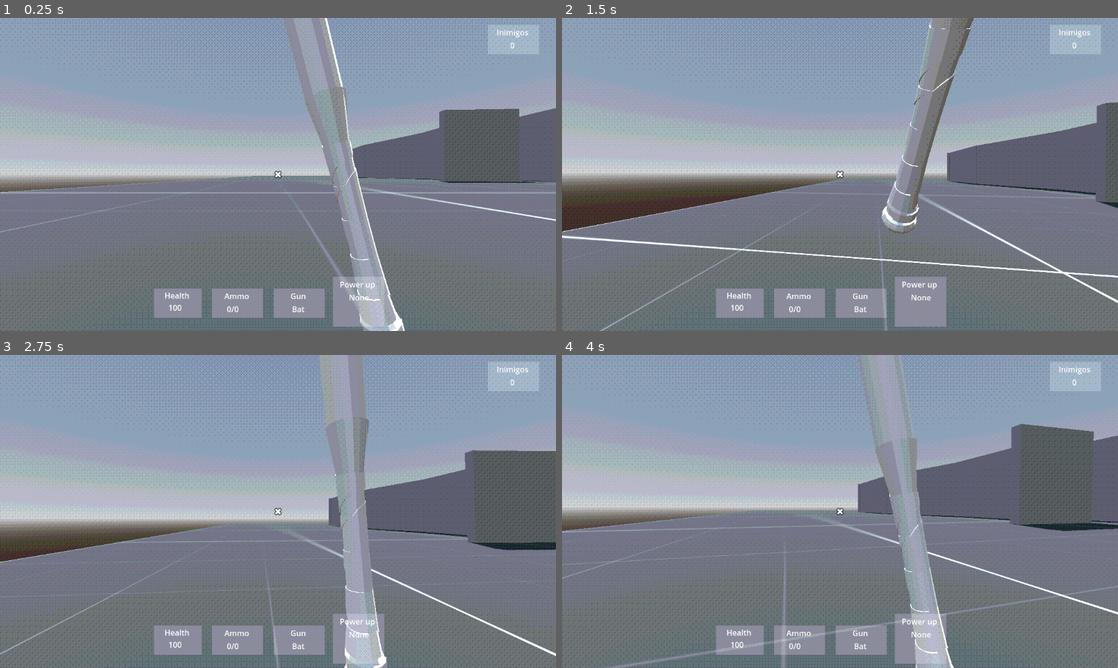
Above: before the commit, frames 1-4 (two rows, left to right).
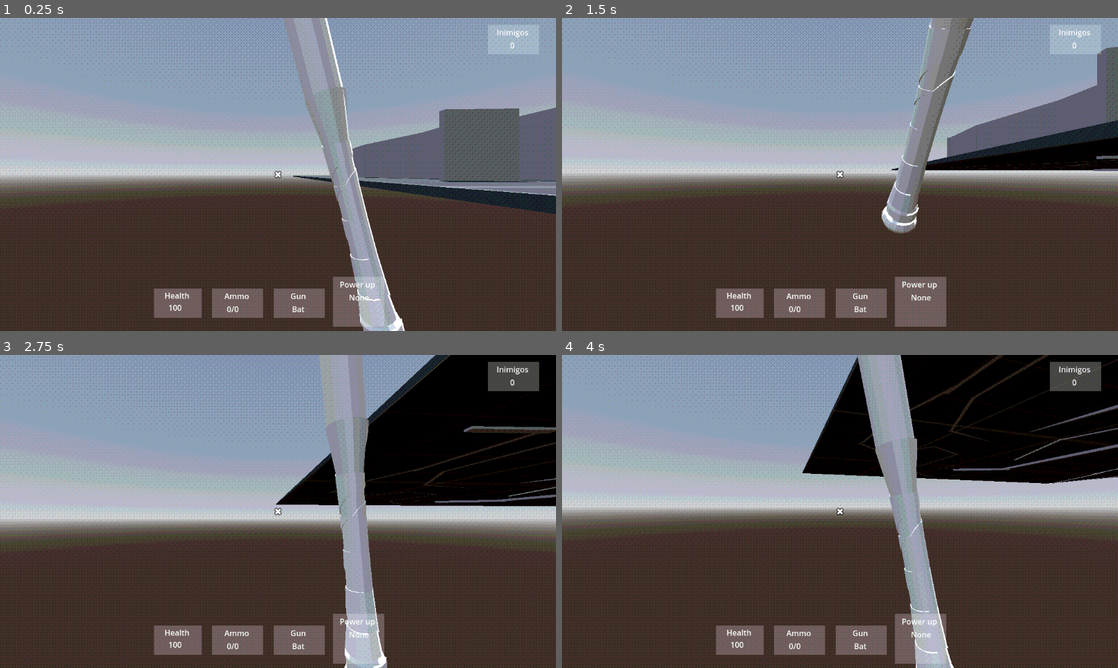
Above: after the commit, the same moments.

Repository: felipepreuss/mnemonic.dream
Game: Godot game, scene res://Scenes/level-4.tscn
Same seed, same stepped clock (60 frames per second), same inputs: the game is played once before the commit and once after it. This scene is started directly instead of the project's main scene. Sound files missing from this copy of the repository are replaced by a short silence.
Inputs (mouse positions are in pixels of both pictures, inside the frame that each line leads up to):
- Up to frame 1 (0.25 s): no input
- Up to frame 2 (1.5 s): move the mouse to (867, 174) at 0.52 s; press the mouse at (867, 174) at 0.53 s; hold W (Forward) from 0.53 s (still down); tap Space (Jump) at 0.77 s; move the mouse to (812, 174) at 1.27 s; release the mouse at (812, 174) at 1.28 s; tap Q (Q) at 1.35 s
- Up to frame 3 (2.75 s): keep holding W (Forward); tap Space (Jump) at 1.52 s; move the mouse to (289, 505) at 2.02 s; tap 0 at 2.1 s
- Up to frame 4 (4 s): keep holding W (Forward); move the mouse to (834, 517) at 2.77 s; click (834, 517) at 2.85 s; tap Space (Jump) at 3.02, 3.77 s; move the mouse to (878, 514) at 3.52 s; tap Q (Q) at 3.6 s

The runs differ from the first frame. In frame 1, 44% of the frame differs, in the area x 0-100%, y 28-100%; in frame 2, 50%; in frame 3, 58%; in frame 4, 67%, in the area x 0-100%, y 0-100%.

Commit message:
Expand level 4 floor and add new CSGBox3D obstacles
Increased the size and repositioned the Floor node in level-4.tscn. Added multiple new CSGBox3D nodes to enhance the level's structure and complexity.

Diff:
--- a/Scenes/level-4.tscn
+++ b/Scenes/level-4.tscn
@@ -41,8 +41,8 @@
 use_collision = true
 
 [node name="Floor" type="CSGBox3D" parent="SubViewportContainer/SubViewport/CSGCombiner3D"]
-transform = Transform3D(1, 0, 0, 0, 1, 0, 0, 0, 1, 11.0067, 0, -68.2011)
-size = Vector3(161.043, 1, 163.598)
+transform = Transform3D(1, 0, 0, 0, 1, 0, 0, 0, 1, 115.941, 0, -18.5699)
+size = Vector3(302.153, 1, 360.052)
 material = SubResource("StandardMaterial3D_lo2vs")
 
 [node name="CSGBox3D" type="CSGBox3D" parent="SubViewportContainer/SubViewport/CSGCombiner3D"]
@@ -81,10 +81,86 @@
 transform = Transform3D(-0.0524929, 0, -0.998621, 0, 1, 0, 0.998621, 0, -0.0524929, 21.6811, 6.14327, -33.8526)
 size = Vector3(1.17529, 14.0597, 45.0149)
 
+[node name="CSGBox3D38" type="CSGBox3D" parent="SubViewportContainer/SubViewport/CSGCombiner3D"]
+transform = Transform3D(-0.0524929, 0, -0.998621, 0, 1, 0, 0.998621, 0, -0.0524929, 55.8798, 6.14327, -16.232)
+size = Vector3(1.17529, 14.0597, 59.6676)
+
 [node name="CSGBox3D15" type="CSGBox3D" parent="SubViewportContainer/SubViewport/CSGCombiner3D"]
 transform = Transform3D(-0.0524929, 0, -0.998621, 0, 1, 0, 0.998621, 0, -0.0524929, -5.09632, 6.14327, -16.8987)
 size = Vector3(1.17529, 14.0597, 29.1124)
 
+[node name="CSGBox3D16" type="CSGBox3D" parent="SubViewportContainer/SubViewport/CSGCombiner3D"]
+transform = Transform3D(-1, 0, 8.74228e-08, 0, 1, 0, -8.74228e-08, 0, -1, 9.47847, 6.14327, 44.2135)
+size = Vector3(1.17529, 14.0597, 123.638)
+
+[node name="CSGBox3D18" type="CSGBox3D" parent="SubViewportContainer/SubViewport/CSGCombiner3D"]
+transform = Transform3D(-0.173683, 0, -0.984802, 0, 1, 0, 0.984802, 0, -0.173683, 85.3946, 6.14327, 141.799)
+size = Vector3(1.17529, 14.0597, 162.373)
+
+[node name="CSGBox3D19" type="CSGBox3D" parent="SubViewportContainer/SubViewport/CSGCombiner3D"]
+transform = Transform3D(-0.173683, 0, -0.984802, 0, 1, 0, 0.984802, 0, -0.173683, 76.6894, 6.14327, 115.075)
+size = Vector3(1.17529, 14.0597, 102.581)
+
+[node name="CSGBox3D17" type="CSGBox3D" parent="SubViewportContainer/SubViewport/CSGCombiner3D"]
+transform = Transform3D(-1, 0, 8.74228e-08, 0, 1, 0, -8.74228e-08, 0, -1, 26.5151, 6.14327, 43.9764)
+size = Vector3(1.17529, 14.0597, 123.589)
+
+[node name="CSGBox3D20" type="CSGBox3D" parent="SubViewportContainer/SubViewport/CSGCombiner3D"]
+transform = Transform3D(-0.529978, 0, 0.848011, 0, 1, 0, -0.848011, 0, -0.529978, 139.115, 6.14327, 117.204)
+size = Vector3(1.17529, 14.0597, 28.7246)
+
+[node name="CSGBox3D21" type="CSGBox3D" parent="SubViewportContainer/SubViewport/CSGCombiner3D"]
+transform = Transform3D(-0.519802, 0, 0.854286, 0, 1, 0, -0.854286, 0, -0.519802, 178.75, 6.14327, 145.577)
+size = Vector3(1.17529, 14.0597, 49.2374)
+
+[node name="CSGBox3D22" type="CSGBox3D" parent="SubViewportContainer/SubViewport/CSGCombiner3D"]
+transform = Transform3D(-0.918508, 0, -0.395401, 0, 1, 0, 0.395401, 0, -0.918508, 189.236, 6.14327, 112.899)
+size = Vector3(1.17529, 14.0597, 49.2374)
+
+[node name="CSGBox3D23" type="CSGBox3D" parent="SubViewportContainer/SubViewport/CSGCombiner3D"]
+transform = Transform3D(-0.868311, 0, 0.496019, 0, 1, 0, -0.496019, 0, -0.868311, 206.202, 6.14327, 43.0133)
+size = Vector3(1.17529, 14.0597, 110.294)
+
+[node name="CSGBox3D24" type="CSGBox3D" parent="SubViewportContainer/SubViewport/CSGCombiner3D"]
+transform = Transform3D(-0.98536, 0, 0.170485, 0, 1, 0, -0.170485, 0, -0.98536, 250.661, 6.14327, -93.7687)
+size = Vector3(1.17529, 14.0597, 183.027)
+
+[node name="CSGBox3D25" type="CSGBox3D" parent="SubViewportContainer/SubViewport/CSGCombiner3D"]
+transform = Transform3D(-0.754847, 0, 0.655901, 0, 1, 0, -0.655901, 0, -0.754847, 241.902, 6.14327, -161.441)
+size = Vector3(1.17529, 14.0597, 88.3421)
+
+[node name="CSGBox3D26" type="CSGBox3D" parent="SubViewportContainer/SubViewport/CSGCombiner3D"]
+transform = Transform3D(-0.754847, 0, 0.655901, 0, 1, 0, -0.655901, 0, -0.754847, 170.13, 6.14327, -82.1813)
+size = Vector3(1.17529, 14.0597, 141.721)
+
+[node name="CSGBox3D27" type="CSGBox3D" parent="SubViewportContainer/SubViewport/CSGCombiner3D"]
+transform = Transform3D(0.100535, 0, 0.994933, 0, 1, 0, -0.994933, 0, 0.100535, 110.652, 6.14327, -30.1845)
+size = Vector3(1.17529, 14.0597, 32.5391)
+
+[node name="CSGBox3D28" type="CSGBox3D" parent="SubViewportContainer/SubViewport/CSGCombiner3D"]
+transform = Transform3D(0.452248, 0, 0.891892, 0, 1, 0, -0.891892, 0, 0.452248, 100.484, 6.14327, 1.01664)
+size = Vector3(1.17529, 14.0597, 32.5391)
+
+[node name="CSGBox3D30" type="CSGBox3D" parent="SubViewportContainer/SubViewport/CSGCombiner3D"]
+transform = Transform3D(0.964428, 0, 0.264344, 0, 1, 0, -0.264344, 0, 0.964428, 77.4661, 6.14327, -42.6109)
+size = Vector3(1.17529, 14.0597, 77.274)
+
+[node name="CSGBox3D37" type="CSGBox3D" parent="SubViewportContainer/SubViewport/CSGCombiner3D"]
+transform = Transform3D(0.833866, 0, -0.551966, 0, 1, 0, 0.551966, 0, 0.833866, 78.2472, 6.14327, -95.8962)
+size = Vector3(1.17529, 14.0597, 41.2966)
+
+[node name="CSGBox3D39" type="CSGBox3D" parent="SubViewportContainer/SubViewport/CSGCombiner3D"]
+transform = Transform3D(-0.311954, 0, -0.950097, 0, 1, 0, 0.950097, 0, -0.311954, 96.4082, 5.16275, -141.643)
+size = Vector3(1.17529, 14.0597, 41.2966)
+
+[node name="CSGBox3D40" type="CSGBox3D" parent="SubViewportContainer/SubViewport/CSGCombiner3D"]
+transform = Transform3D(0.990227, 0, -0.139467, 0, 1, 0, 0.139467, 0, 0.990227, 103.644, 5.16275, -84.7149)
+size = Vector3(1.17529, 14.0597, 106.09)
+
+[node name="CSGBox3D29" type="CSGBox3D" parent="SubViewportContainer/SubViewport/CSGCombiner3D"]
+transform = Transform3D(0.944508, -0.000306761, 0.328489, 0.00321189, 0.99996, -0.00830137, -0.328473, 0.00889577, 0.944471, 134.391, 5.09513, 59.0497)
+size = Vector3(1.17529, 14.0597, 110.506)
+
 [node name="CSGBox3D14" type="CSGBox3D" parent="SubViewportContainer/SubViewport/CSGCombiner3D"]
 transform = Transform3D(-0.0524929, 0, -0.998621, 0, 1, 0, 0.998621, 0, -0.0524929, -14.3466, 6.14327, -36.4595)
 size = Vector3(1.17529, 14.0597, 12.6378)
@@ -101,6 +177,30 @@
 transform = Transform3D(0.965336, 0, 0.26101, 0, 1, 0, -0.26101, 0, 0.965336, -11.7741, 6.52985, -69.76)
 size = Vector3(1.17529, 14.0597, 25.4824)
 
+[node name="CSGBox3D31" type="CSGBox3D" parent="SubViewportContainer/SubViewport/CSGCombiner3D"]
+transform = Transform3D(0.576618, 0, -0.817014, 0, 1, 0, 0.817014, 0, 0.576618, 69.415, 6.52985, -176.723)
+size = Vector3(1.17529, 14.0597, 25.4824)
+
+[node name="CSGBox3D32" type="CSGBox3D" parent="SubViewportContainer/SubViewport/CSGCombiner3D"]
+transform = Transform3D(0.066657, 0, -0.997776, 0, 1, 0, 0.997776, 0, 0.066657, 64.4468, 6.52985, -146.7)
+size = Vector3(1.17529, 14.0597, 25.4824)
+
+[node name="CSGBox3D33" type="CSGBox3D" parent="SubViewportContainer/SubViewport/CSGCombiner3D"]
+transform = Transform3D(0.411928, 0, -0.911216, 0, 1, 0, 0.911216, 0, 0.411928, 87.591, 6.52985, -152.656)
+size = Vector3(1.17529, 14.0597, 22.8577)
+
+[node name="CSGBox3D34" type="CSGBox3D" parent="SubViewportContainer/SubViewport/CSGCombiner3D"]
+transform = Transform3D(-0.374963, 0, -0.92704, 0, 1, 0, 0.92704, 0, -0.374963, 90.9774, 6.52985, -180.282)
+size = Vector3(1.17529, 14.0597, 25.4824)
+
+[node name="CSGBox3D35" type="CSGBox3D" parent="SubViewportContainer/SubViewport/CSGCombiner3D"]
+transform = Transform3D(-0.964833, 0, 0.262863, 0, 1, 0, -0.262863, 0, -0.964833, 100.711, 6.52985, -165.906)
+size = Vector3(1.17529, 14.0597, 20.9516)
+
+[node name="CSGBox3D36" type="CSGBox3D" parent="SubViewportContainer/SubViewport/CSGCombiner3D"]
+transform = Transform3D(0.769879, 0, -0.63819, 0, 1, 0, 0.63819, 0, 0.769879, 51.3963, 6.52985, -159.884)
+size = Vector3(1.17529, 14.0597, 25.4824)
+
 [node name="CSGBox3D4" type="CSGBox3D" parent="SubViewportContainer/SubViewport/CSGCombiner3D"]
 transform = Transform3D(0.965336, 0, 0.26101, 0, 1, 0, -0.26101, 0, 0.965336, -11.7741, 6.52985, -69.76)
 size = Vector3(1.17529, 14.0597, 25.4824)
